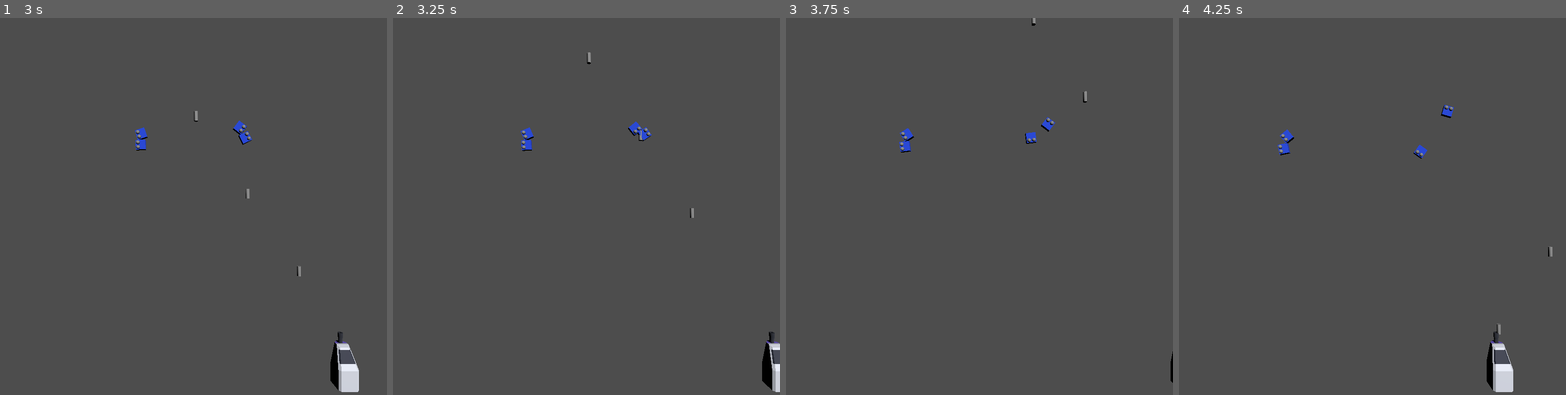
Above: before the commit, frames 1-4 (left to right).
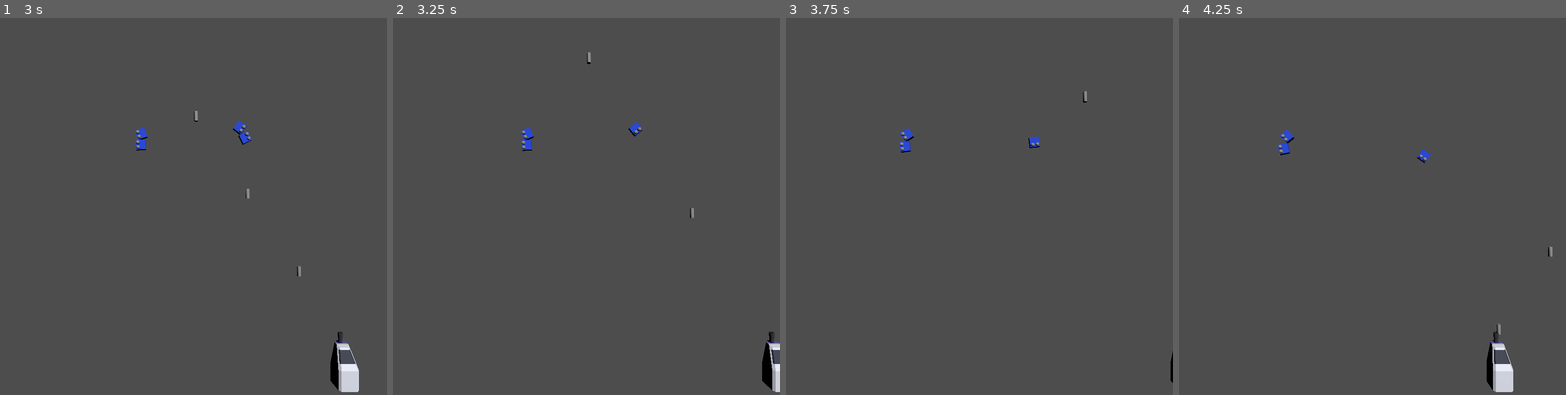
Above: after the commit, the same moments.

Repository: doctor-g/LD56
Game: Godot game, scene res://world/world.tscn
The game is run twice, just before and just after one commit, with the same random seed, the same clock (stepped at 60 frames per second) and the same inputs.
Inputs (mouse positions are in pixels of both pictures, inside the frame that each line leads up to):
- Up to frame 1 (3 s): tap Enter at 0.5 s; move the mouse to (278, 191) at 0.52 s; hold D (move_right) 0.53-1.28 s; hold Space (fire) 0.53-1.28 s; move the mouse to (116, 229) at 1.27 s; hold A (move_left) 1.28-2.03 s; tap Space (fire) at 1.35, 2.85 s; move the mouse to (232, 127) at 2.02 s; hold Space (fire) 2.03-2.78 s; hold D (move_right) from 2.03 s (still down); tap X (launch_bubble) at 2.1 s; move the mouse to (174, 289) at 2.77 s
- Up to frame 2 (3.25 s): keep holding D (move_right)
- Up to frame 3 (3.75 s): move the mouse to (1095, 270) at 3.52 s; release D (move_right) at 3.53 s; hold A (move_left) from 3.53 s (still down); hold Space (fire) from 3.53 s (still down)
- Up to frame 4 (4.25 s): keep holding A (move_left); keep holding Space (fire)

Frame 1 is identical in both runs. In frame 2, less than 0.1% of the frame differs, in the area x 60-67%, y 27-33%; in frame 3, 0.2%, in the area x 61-70%, y 0-35%; in frame 4, 0.2%.

Commit message:
Allow critters to die

Diff:
--- a/project/critters/square_critter.gd
+++ b/project/critters/square_critter.gd
@@ -31,3 +31,8 @@
 
 		velocity = Vector3(speed,0,0).rotated(Vector3.UP, rotation.y)
 		move_and_slide()
+
+
+func damage() -> void:
+	print("BLEP")
+	queue_free()
--- a/project/player_ship/player_bullet.gd
+++ b/project/player_ship/player_bullet.gd
@@ -7,7 +7,7 @@
 	if collision != null:
 		for i in collision.get_collision_count():
 			var collider = collision.get_collider(i)
-			if collider.is_in_group("enemies"):
+			if collider.has_method("damage"):
 				collider.damage()
 				queue_free()
 
--- a/project/player_ship/player_bullet.tscn
+++ b/project/player_ship/player_bullet.tscn
@@ -8,7 +8,7 @@
 
 [node name="PlayerBullet" type="CharacterBody3D"]
 collision_layer = 2
-collision_mask = 6
+collision_mask = 14
 script = ExtResource("1_pj8dy")
 
 [node name="CSGCylinder3D" type="CSGCylinder3D" parent="."]
